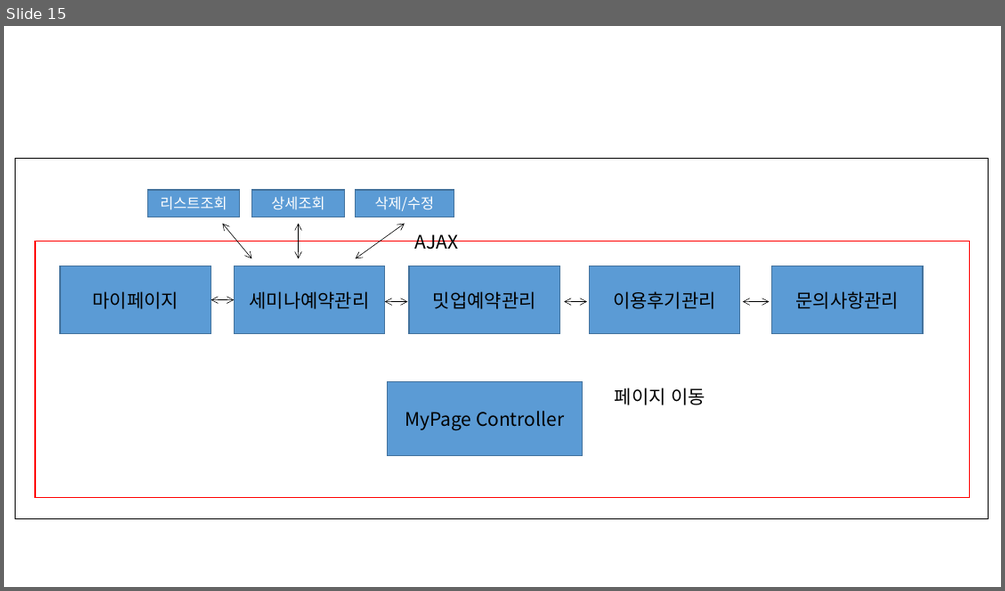
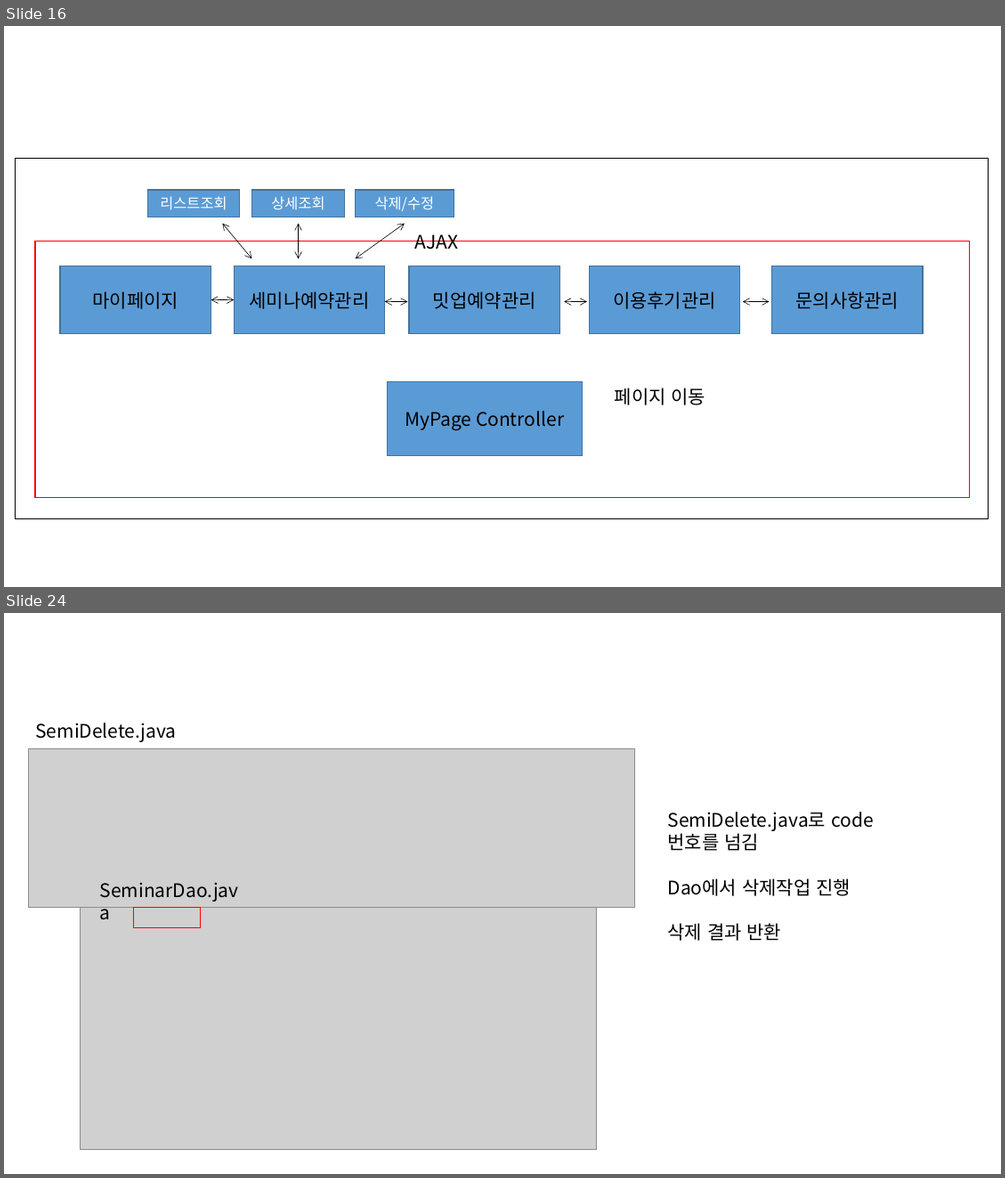
Before and after one commit to ezenteam2/e-Zone, a slide deck: 0 발표용 파워포인트/0417 3차발표/0417 project05 - 파워포인트 - 형준.pptx. Shown one above the other, each under a label of ours: slide 15 before the commit, slides 16 and 24 after it; the slides between them are not shown. The pictures are 1005x591 and 1005x1178 pixels, drawn with LibreOffice and Linux fonts; fonts in the diff are those of the drawing; grey boxes stand for pictures. Boxes give left, top, right and bottom in pixels: in the first picture for what was removed or moved away, otherwise in the second. Text is boxed around its words. In the diff, an @@ line names an element or a change of style, - is before the commit and + after.

```diff
--- a/0 발표용 파워포인트/0417 3차발표/0417 project05 - 파워포인트 - 형준.pptx
+++ b/0 발표용 파워포인트/0417 3차발표/0417 project05 - 파워포인트 - 형준.pptx
@@ slide 24 added at (x1=4, y1=613, x2=1001, y2=1174), background #FFFFFF @@
@@ text added at (x1=35, y1=722, x2=176, y2=742), 18 pt, text #000000 @@
+SemiDelete.java
@@ picture added at (x1=28, y1=748, x2=634, y2=907) @@
@@ text added at (x1=668, y1=811, x2=850, y2=941), 18 pt, text #000000 @@
+SemiDelete.java로 code번호를 넘김
+Dao에서 삭제작업 진행
+삭제 결과 반환
@@ text added at (x1=100, y1=883, x2=239, y2=901), 18 pt, text #000000 @@
+SeminarDao.java
@@ picture added at (x1=80, y1=907, x2=597, y2=1149) @@
@@ rectangle added at (x1=133, y1=907, x2=201, y2=928), outline #FF0000 1 pt @@
@@ what was slide 15 is now slide 16 @@
```
Also in this commit, not shown: 9 other slides added, 2 other files.
